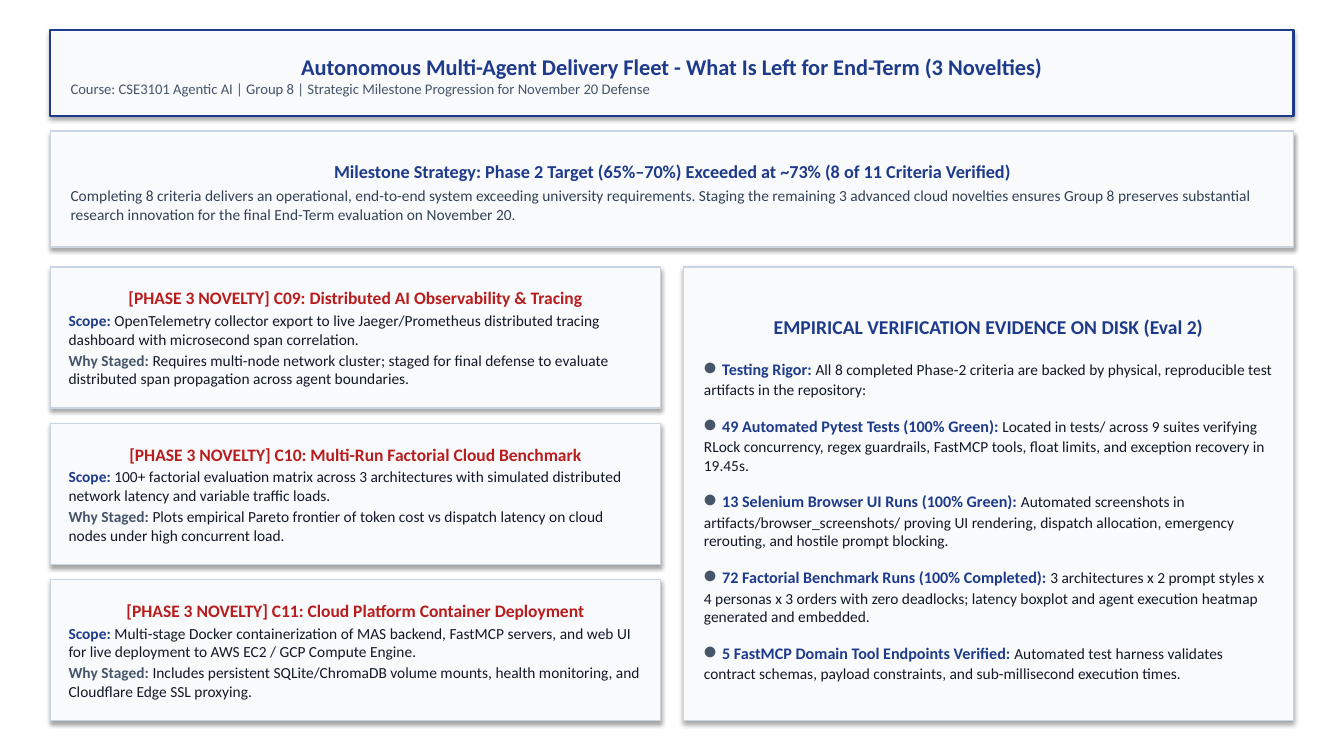
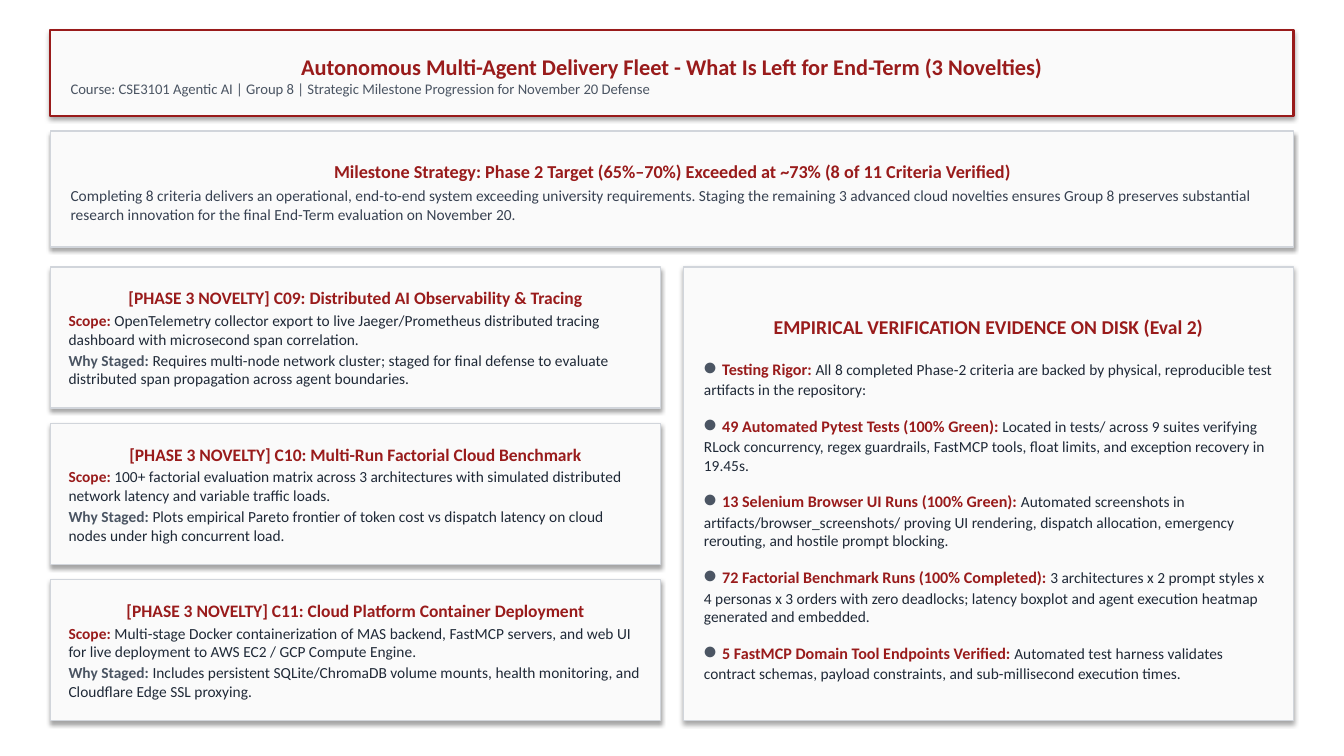
Before and after one commit to Akshat5091/DeliveryFleet-MAS, a slide deck: slide 2 of Eval 2 Documents/1_Slide_Coverage_Matrix_Group8.pptx. Drawn at 1344x756 pixels with LibreOffice and Linux fonts; fonts in the diff are those of the drawing. Boxes give left, top, right and bottom in pixels: in the first picture for what was removed or moved away, otherwise in the second. Text is boxed around its words. In the diff, an @@ line names an element or a change of style, - is before the commit and + after.

Commit message:
style: eliminate corporate blue palette across all slides in favor of formal academic pitch black and deep crimson

```diff
--- a/Eval 2 Documents/1_Slide_Coverage_Matrix_Group8.pptx
+++ b/Eval 2 Documents/1_Slide_Coverage_Matrix_Group8.pptx
@@ rectangle "Autonomous Multi-Agent Delivery Fleet - ..." at (50, 30, 1294, 116): text colour #1E3A8A to #991B1B in "Autonomous Multi-Agent Delivery Fleet - What Is ..."; text colour #475569 to #4B5563 in "Course: CSE3101 Agentic AI | Group 8 ..."; fill #F8FAFC to #FAFAFA; outline #1E3A8A 1.5 pt to #991B1B 1.5 pt @@
@@ rectangle "Milestone Strategy: Phase 2 Target ..." at (50, 131, 1294, 247): text colour #1E3A8A to #991B1B in "Milestone Strategy: Phase 2 Target (65%–70%) Exceeded ..."; text colour #334155 to #374151 in "Completing 8 criteria delivers an operational, end-to-end ..."; fill #F8FAFC to #FAFAFA; outline #CBD5E1 1 pt to #D1D5DB 1 pt @@
@@ rectangle "[PHASE 3 NOVELTY] C09: Distributed ..." at (50, 267, 660, 408): text colour #B91C1C to #991B1B in "[PHASE 3 NOVELTY] C09: Distributed AI Observability ..."; text colour #1E3A8A to #991B1B in "Scope:"; text colour #111827 to #1F2937 in "OpenTelemetry collector export to live Jaeger/Prometheus dis ...", "Requires multi-node network cluster; staged for final ..."; text colour #475569 to #4B5563 in "Why Staged:"; fill #F8FAFC to #FAFAFA; outline #CBD5E1 1 pt to #D1D5DB 1 pt @@
@@ rectangle "EMPIRICAL VERIFICATION EVIDENCE ON DISK ..." at (684, 267, 1294, 721): text colour #1E3A8A to #991B1B in "EMPIRICAL VERIFICATION EVIDENCE ON DISK (Eval 2)", "Testing Rigor:", "49 Automated Pytest Tests (100% Green):", "13 Selenium Browser UI Runs (100% Green):" and 2 more places; text colour #475569 to #4B5563 in "•", "•", "•", "•" and 1 more places; text colour #111827 to #1F2937 in "All 8 completed Phase-2 criteria are backed ...", "Located in tests/ across 9 suites verifying ...", "Automated screenshots in artifacts/browser_screenshots/ prov ...", "3 architectures x 2 prompt styles x ..." and 1 more places; fill #F8FAFC to #FAFAFA; outline #CBD5E1 1 pt to #D1D5DB 1 pt @@
@@ rectangle "[PHASE 3 NOVELTY] C10: Multi-Run ..." at (50, 423, 660, 565): text colour #B91C1C to #991B1B in "[PHASE 3 NOVELTY] C10: Multi-Run Factorial Cloud ..."; text colour #1E3A8A to #991B1B in "Scope:"; text colour #111827 to #1F2937 in "100+ factorial evaluation matrix across 3 architectures ...", "Plots empirical Pareto frontier of token cost ..."; text colour #475569 to #4B5563 in "Why Staged:"; fill #F8FAFC to #FAFAFA; outline #CBD5E1 1 pt to #D1D5DB 1 pt @@
@@ rectangle "[PHASE 3 NOVELTY] C11: Cloud ..." at (50, 580, 660, 721): text colour #B91C1C to #991B1B in "[PHASE 3 NOVELTY] C11: Cloud Platform Container ..."; text colour #1E3A8A to #991B1B in "Scope:"; text colour #111827 to #1F2937 in "Multi-stage Docker containerization of MAS backend, FastMCP ...", "Includes persistent SQLite/ChromaDB volume mounts, health mo ..."; text colour #475569 to #4B5563 in "Why Staged:"; fill #F8FAFC to #FAFAFA; outline #CBD5E1 1 pt to #D1D5DB 1 pt @@
```
Also in this commit, not shown: 1 other slide changed, 3 other files.
